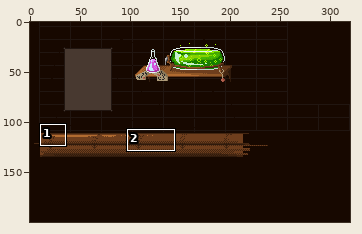
A sprite sheet gets an edit: Generator/Textures/alchemyUIbot.png. The first picture is a wide view before the edit; the outline marks the close-up.
Close-up. Before the edit:
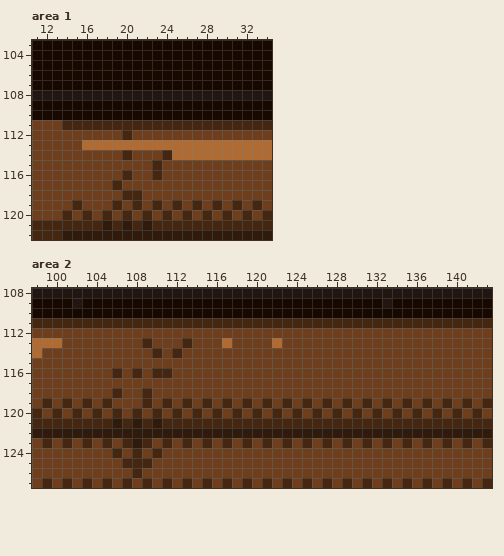
The file is 320x200 pixels. Colours within 5 levels of each other are drawn and written as one. Shown: area 1: x 11..34, y 103..122; area 2: x 98..143, y 108..127. The commit also changed other parts of the picture, which this record leaves out.
Now the later version:
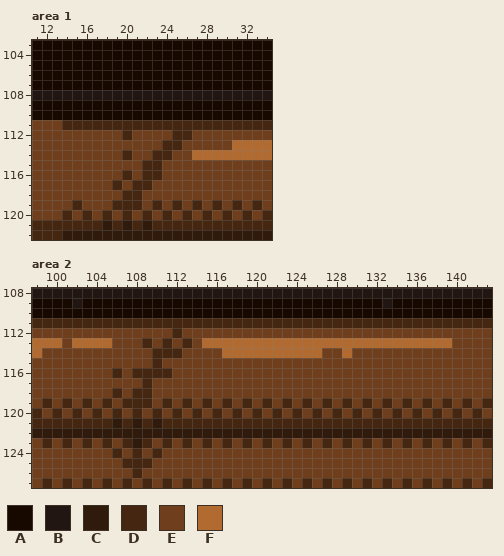
Palette (. is transparent): A #170800  B #211611  C #2f1a0c  D #442611  E #6e3e1d  F #b16b30
What changed:
--- area 1
@@ x 11..34 @@
 111 EEEDDDDDDDDDDDDDDDDDDDDD
-112 EEEEEEEEEDEEEEEEEEEEEEEE
-113 EEEEEFFFFFFFFFFFFFFFFFFF
-114 EEEEEEEEEDEEEDFFFFFFFFFF
-115 EEEEEEEEEEEEDEEEEEEEEEEE
-116 EEEEEEEEEDEEDEEEEEEEEEEE
-117 EEEEEEEEDEEEEEEEEEEEEEEE
+112 EEEEEEEEEDEEEEDDEEEEEEEE
+113 EEEEEEEEEEEEEDDEEEEEFFFF
+114 EEEEEEEEEDEEDDEEFFFFFFFF
+115 EEEEEEEEEEEDDEEEEEEEEEEE
+116 EEEEEEEEEDEDDEEEEEEEEEEE
+117 EEEEEEEEDEDDEEEEEEEEEEEE
 118 EEEEEEEEEDDEEEEEEEEEEEEE
-119 EEEEDEEEDEDEDEDEDEDEDEDE
+119 EEEEDEEEDDDEDEDEDEDEDEDE
 120 EEEDEDEDEDEDEDEDEDEDEDED
--- area 2
@@ x 98..143 @@
 111 DDDDDDDDDDDDDDDDDDDDDDDDDDDDDDDDDDDDDDDDDDDDDD
-112 EEEEEEEEEEEEEEEEEEEEEEEEEEEEEEEEEEEEEEEEEEEEEE
-113 FFFEEEEEEEEDEEEDEEEFEEEEFEEEEEEEEEEEEEEEEEEEEE
-114 FEEEEEEEEEEEDEDEEEEEEEEEEEEEEEEEEEEEEEEEEEEEEE
-115 EEEEEEEEEEEEEEEEEEEEEEEEEEEEEEEEEEEEEEEEEEEEEE
-116 EEEEEEEEDEDEDDEEEEEEEEEEEEEEEEEEEEEEEEEEEEEEEE
-117 EEEEEEEEEEEEEEEEEEEEEEEEEEEEEEEEEEEEEEEEEEEEEE
-118 EEEEEEEEDEEDEEEEEEEEEEEEEEEEEEEEEEEEEEEEEEEEEE
-119 EDEDEDEDEEEDEDEDEDEDEDEDEDEDEDEDEDEDEDEDEDEDED
+112 EEEEEEEEEEEEEEDEEEEEEEEEEEEEEEEEEEEEEEEEEEEEEE
+113 FFFEFFFFEEEDEDEDEFFFFFFFFFFFFFFFFFFFFFFFFFEEEE
+114 FEEEEEEEEEEEDDDEEEEFFFFFFFFFFEEFEEEEEEEEEEEEEE
+115 EEEEEEEEEEEEDEEEEEEEEEEEEEEEEEEEEEEEEEEEEEEEEE
+116 EEEEEEEEDEDDDDEEEEEEEEEEEEEEEEEEEEEEEEEEEEEEEE
+117 EEEEEEEEEEEDEEEEEEEEEEEEEEEEEEEEEEEEEEEEEEEEEE
+118 EEEEEEEEDEDDEEEEEEEEEEEEEEEEEEEEEEEEEEEEEEEEEE
+119 EDEDEDEDEDDDEDEDEDEDEDEDEDEDEDEDEDEDEDEDEDEDED
 120 DEDEDEDEDEDEDEDEDEDEDEDEDEDEDEDEDEDEDEDEDEDEDE
Where, in picture pixels (left, top, right, bottom), the same in both close-ups:
changed: (82, 130, 232, 210)
changed: (72, 328, 452, 408)
